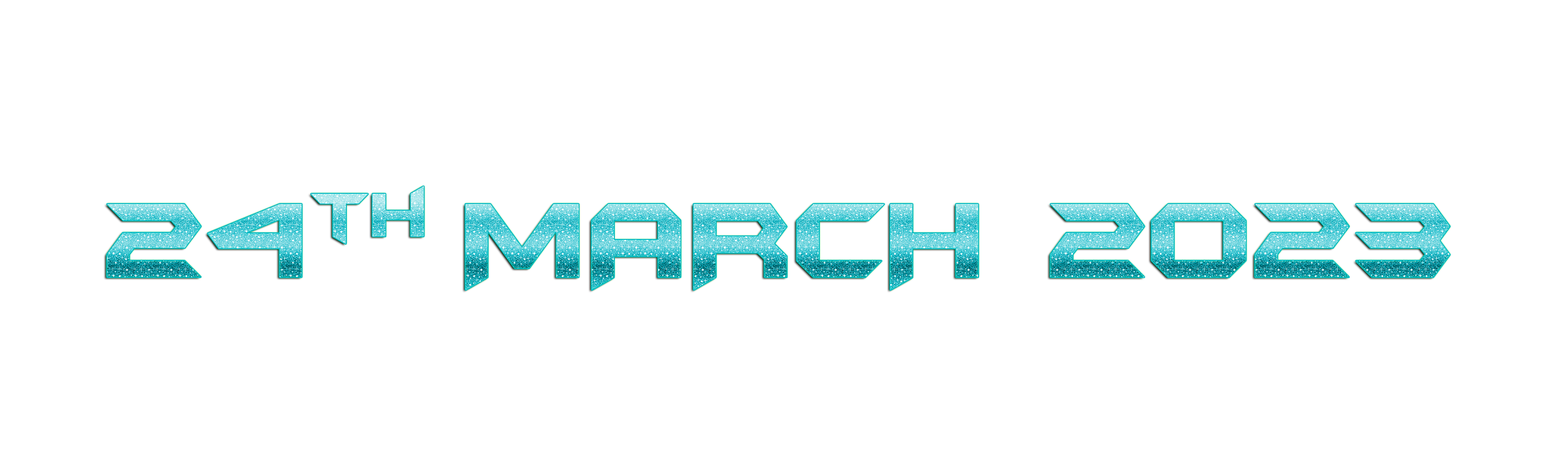
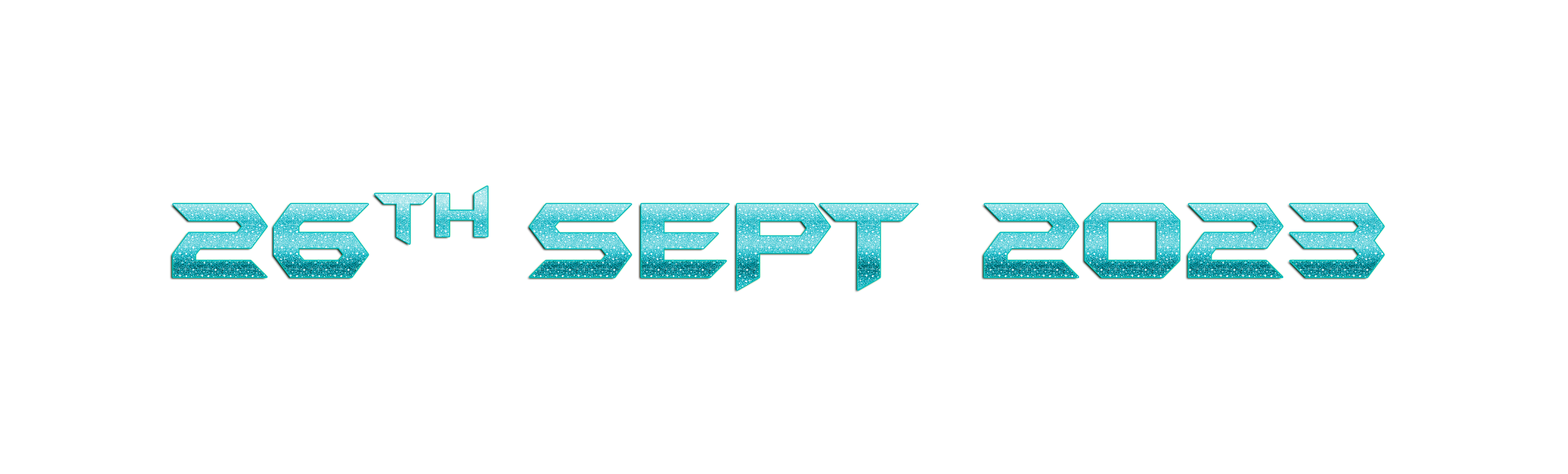
Layered file, before and after one edit (1568x474). Changes by layer:
renamed "24th MARCH 2023" to "26th Sept 2023", painted on it over [106, 186, 1451, 290]
